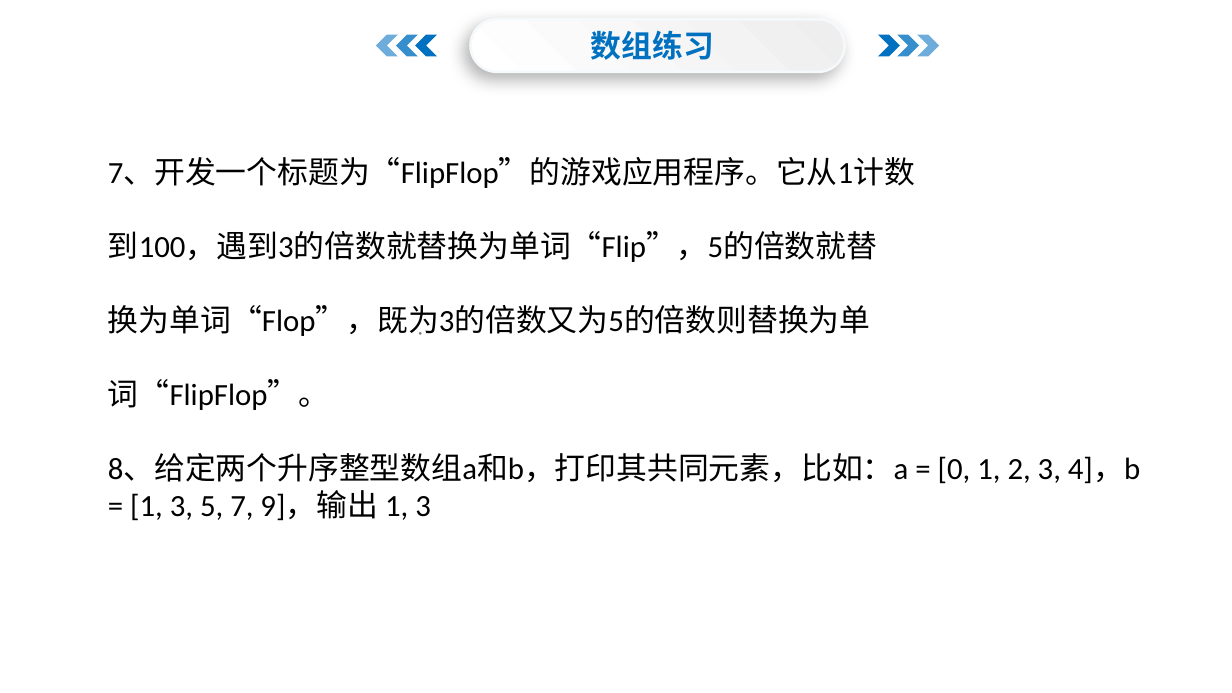
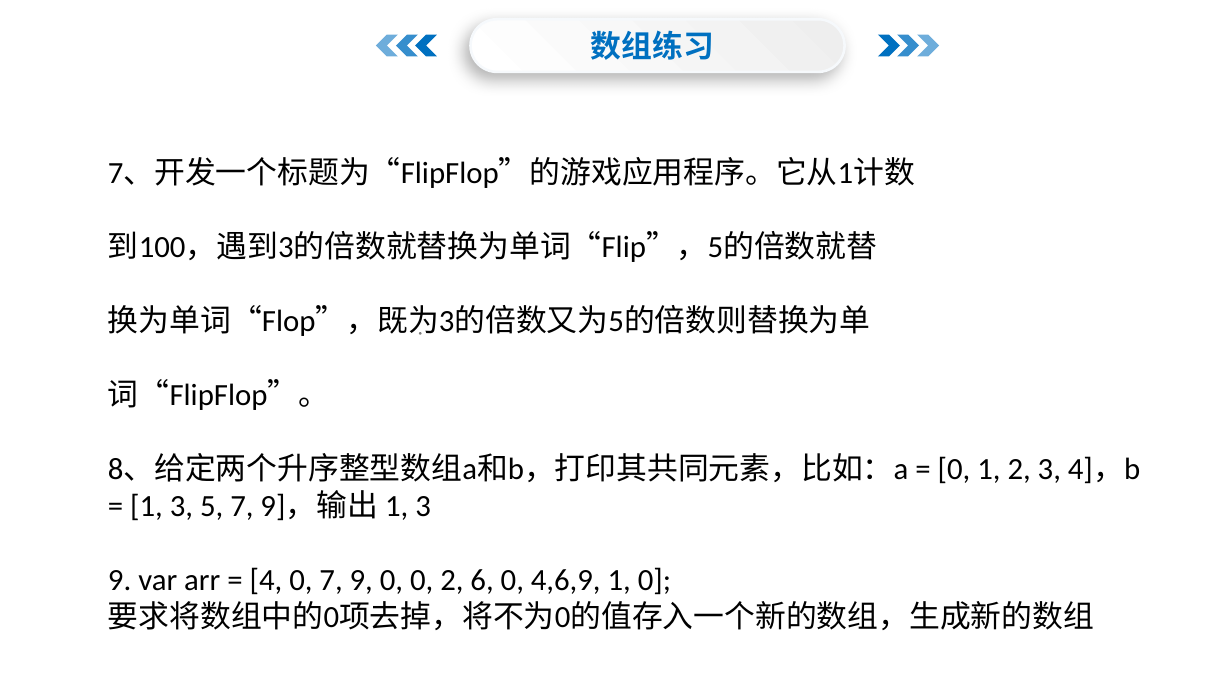
Before and after one commit to menglaoda/webA3, a slide deck: slide 23 of PPT/JS/07JavaScript数组.pptx. Drawn at 1232x693 pixels with LibreOffice and Linux fonts; fonts in the diff are those of the drawing; background and template pictures are left out. Boxes give left, top, right and bottom in pixels: in the first picture for what was removed or moved away, otherwise in the second. Text is boxed around its words. In the diff, an @@ line names an element or a change of style, - is before the commit and + after.

Commit message:
数组

```diff
--- a/PPT/JS/07JavaScript数组.pptx
+++ b/PPT/JS/07JavaScript数组.pptx
@@ text at box(108, 567, 1094, 630): paragraphs added @@
+9. var arr = [4, 0, 7, 9, 0, 0, 2, 6, 0, 4,6,9, 1, 0];
+要求将数组中的0项去掉，将不为0的值存入一个新的数组，生成新的数组
```
Also in this commit, not shown: 1 other slide changed, 7 other files.
